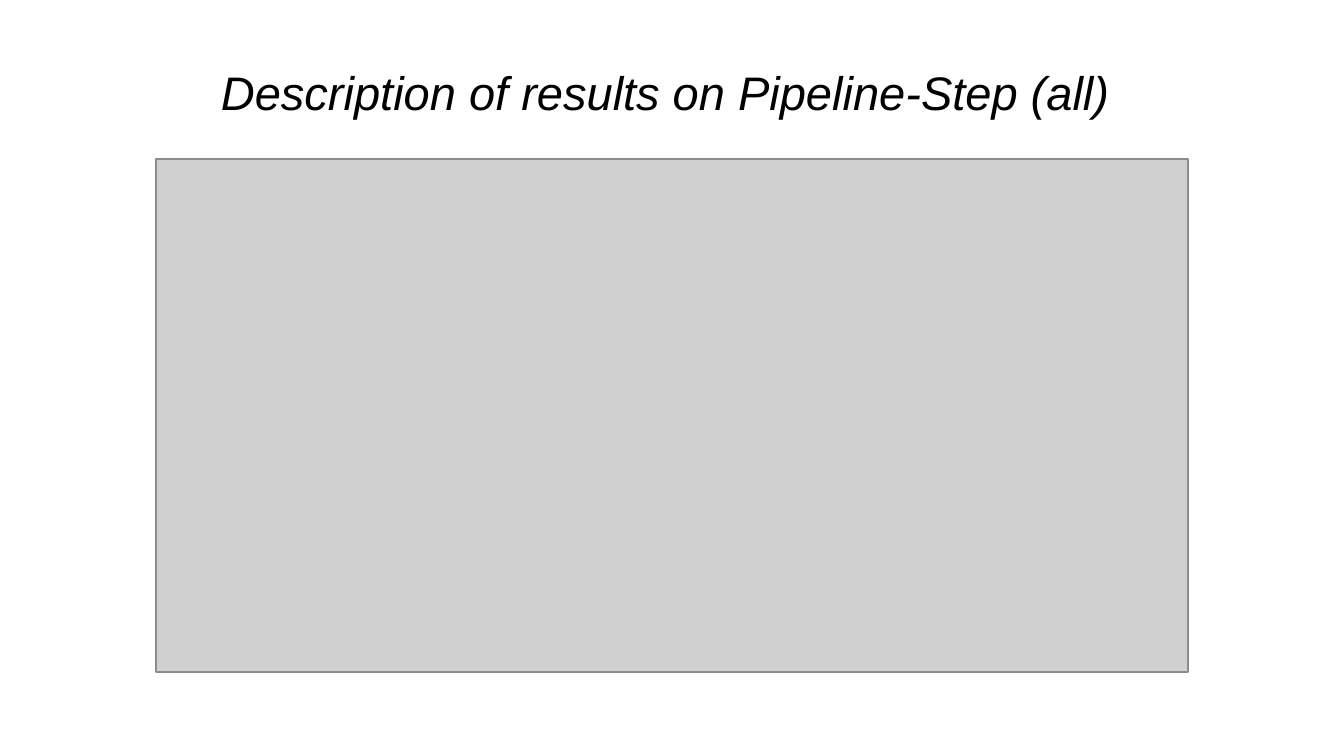
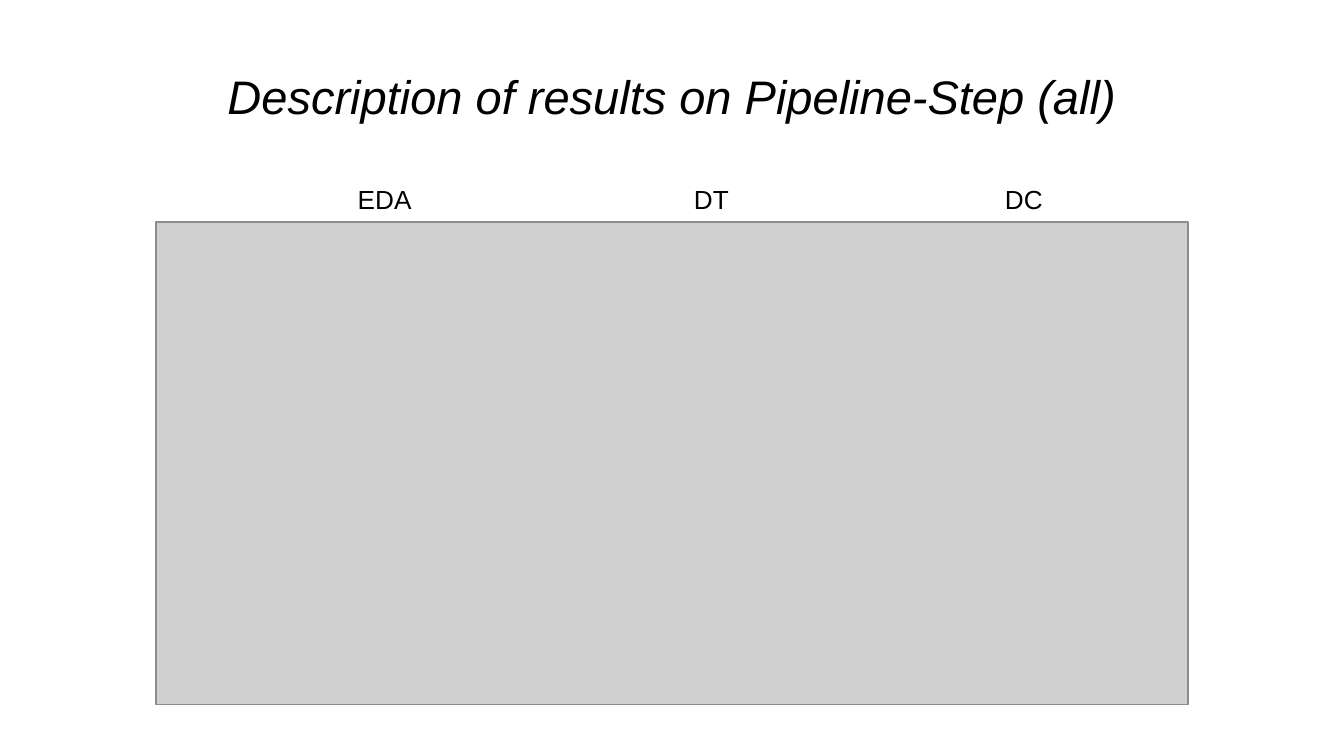
Before and after one commit to cosimop2000/BDMG-vehicle-accidents, a slide deck: slide 11 of Ferrari-Pavone-Pederzoli.pptx (slide 10 before the commit). Drawn at 1344x756 pixels with LibreOffice and Linux fonts; fonts in the diff are those of the drawing; grey boxes stand for pictures. Boxes give left, top, right and bottom in pixels: in the first picture for what was removed or moved away, otherwise in the second. Text is boxed around its words. In the diff, an @@ line names an element or a change of style, - is before the commit and + after.

```diff
--- a/Ferrari-Pavone-Pederzoli.pptx
+++ b/Ferrari-Pavone-Pederzoli.pptx
@@ title "Description of results on Pipeline-Step ..." at (227, 80, 1115, 123): alignment left to centre @@
@@ text added at (358, 191, 412, 209), 14 pt, text #000000 @@
+EDA
@@ text added at (694, 191, 729, 209), 14 pt, text #000000 @@
+DT
@@ text added at (1005, 190, 1043, 210), 14 pt, text #000000 @@
+DC
@@ picture: place and size @@
-picture at (156, 159, 1188, 672)
+picture at (156, 222, 1188, 704)
```
Also in this commit, not shown: 9 other slides changed, 1 slide added.
